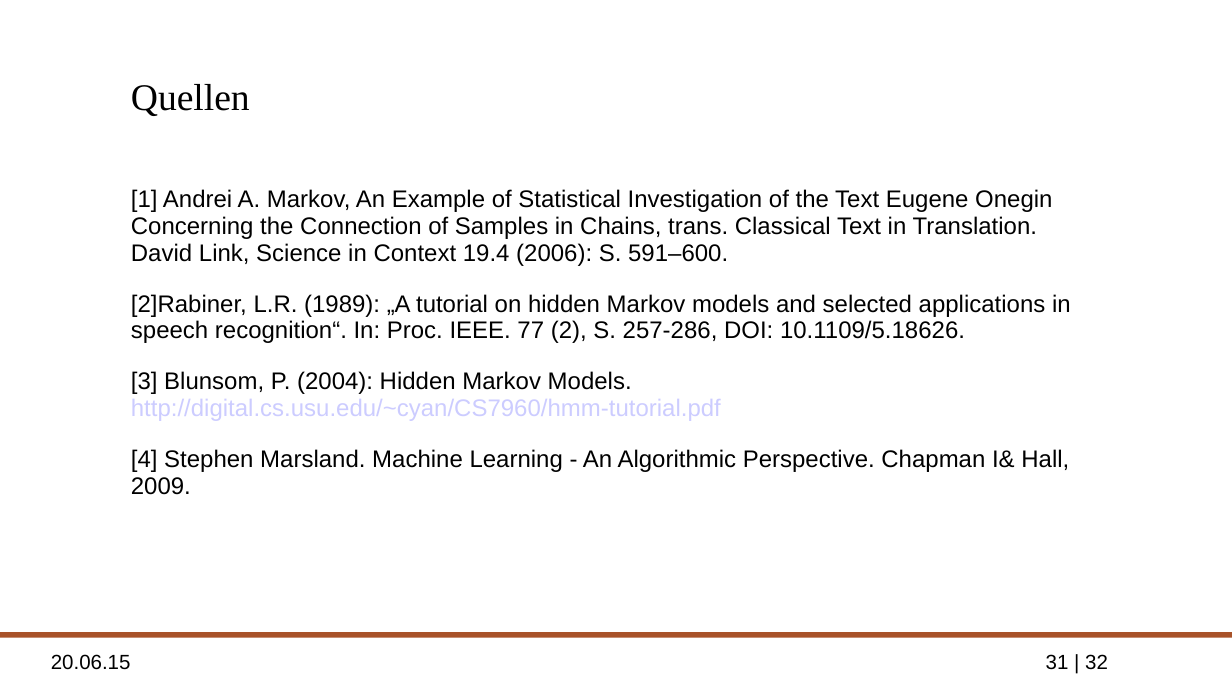
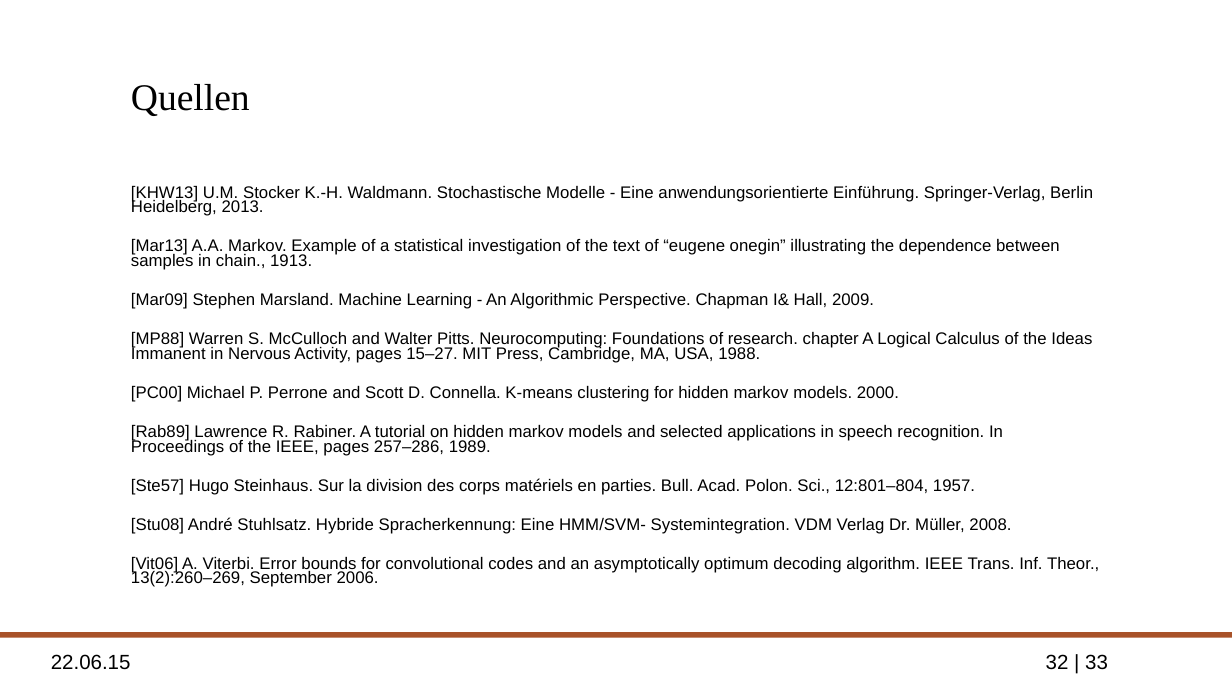
Before and after one commit to ppasler/Formale-Methoden-HMM, a slide deck: slide 32 of presentation/formale_methoden_hmm_pasler_presentation.odp (slide 31 before the commit). Drawn at 1232x693 pixels with LibreOffice and Linux fonts; fonts in the diff are those of the drawing; background and template pictures are left out. Boxes give left, top, right and bottom in pixels: in the first picture for what was removed or moved away, otherwise in the second. Text is boxed around its words. In the diff, an @@ line names an element or a change of style, - is before the commit and + after.

```diff
--- a/presentation/formale_methoden_hmm_pasler_presentation.odp
+++ b/presentation/formale_methoden_hmm_pasler_presentation.odp
@@ text at [131,186,1099,587]: text changed; size 14 to 9.8 pt @@
-[1] Andrei A. Markov, An Example of Statistical Investigation of the Text Eugene Onegin Concerning the Connection of Samples in Chains, trans. Classical Text in Translation. David Link, Science in Context 19.4 (2006): S. 591–600.
-[2]Rabiner, L.R. (1989): „A tutorial on hidden Markov models and selected applications in speech recognition“. In: Proc. IEEE. 77 (2), S. 257-286, DOI: 10.1109/5.18626.
-[3] Blunsom, P. (2004): Hidden Markov Models. http://digital.cs.usu.edu/~cyan/CS7960/hmm-tutorial.pdf
-[4] Stephen Marsland. Machine Learning - An Algorithmic Perspective. Chapman I& Hall, 2009.
+[KHW13] U.M. Stocker K.-H. Waldmann. Stochastische Modelle - Eine anwendungsorientierte Einführung. Springer-Verlag, Berlin Heidelberg, 2013.
+[Mar13] A.A. Markov. Example of a statistical investigation of the text of “eugene onegin” illustrating the dependence between samples in chain., 1913.
+[Mar09] Stephen Marsland. Machine Learning - An Algorithmic Perspective. Chapman I& Hall, 2009.
+[MP88] Warren S. McCulloch and Walter Pitts. Neurocomputing: Foundations of research. chapter A Logical Calculus of the Ideas Immanent in Nervous Activity, pages 15–27. MIT Press, Cambridge, MA, USA, 1988.
+[PC00] Michael P. Perrone and Scott D. Connella. K-means clustering for hidden markov models. 2000.
+[Rab89] Lawrence R. Rabiner. A tutorial on hidden markov models and selected applications in speech recognition. In Proceedings of the IEEE, pages 257–286, 1989.
+[Ste57] Hugo Steinhaus. Sur la division des corps matériels en parties. Bull. Acad. Polon. Sci., 12:801–804, 1957.
+[Stu08] André Stuhlsatz. Hybride Spracherkennung: Eine HMM/SVM- Systemintegration. VDM Verlag Dr. Müller, 2008.
+[Vit06] A. Viterbi. Error bounds for convolutional codes and an asymptotically optimum decoding algorithm. IEEE Trans. Inf. Theor., 13(2):260–269, September 2006.
@@ text at [51,654,131,670]: text changed @@
-20.06.15
+22.06.15
@@ page number at [1046,654,1108,670]: text changed @@
-31 | 32
+32 | 33
```
Also in this commit, not shown: 30 other slides changed, 1 slide added, 1 other file.
